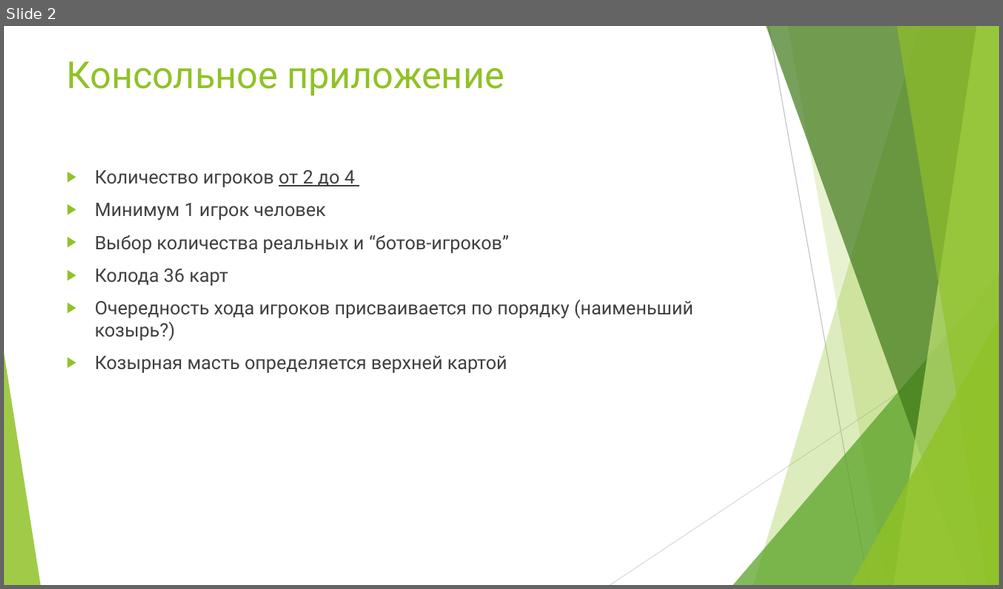
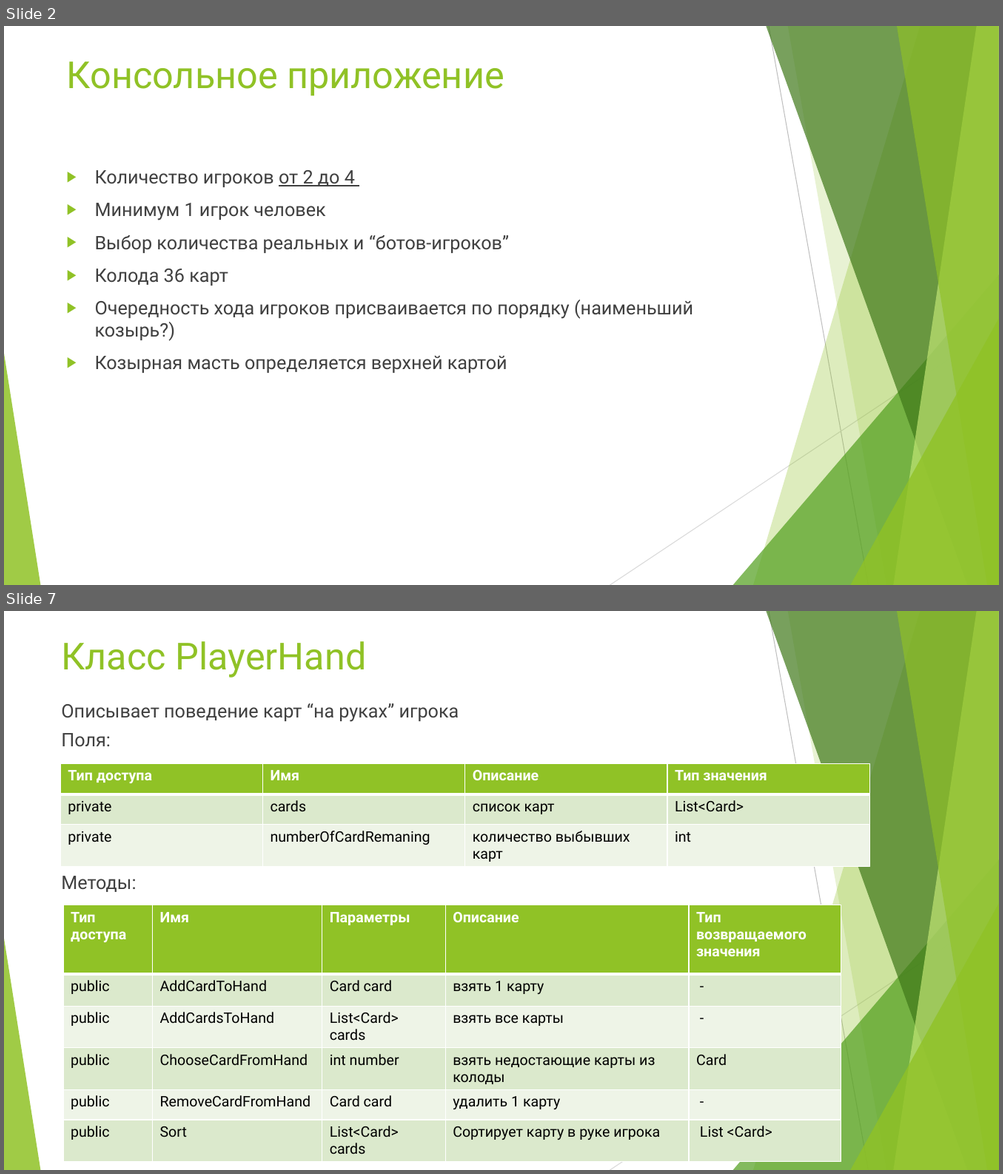
Before and after one commit to Stebusha/TheFool, a slide deck: Docs/Учебный проект по ООП.pptx. Shown one above the other, each under a label of ours: slide 2 before the commit, slides 2 and 7 after it; the slides between them are not shown. The pictures are 1003x589 and 1003x1174 pixels, drawn with LibreOffice and Linux fonts; fonts in the diff are those of the drawing. Boxes give left, top, right and bottom in pixels: in the first picture for what was removed or moved away, otherwise in the second. Text is boxed around its words. In the diff, an @@ line names an element or a change of style, - is before the commit and + after.

```diff
--- a/Docs/Учебный проект по ООП.pptx
+++ b/Docs/Учебный проект по ООП.pptx
@@ slide 7 added at [4, 611, 999, 1170], background #FFFFFF; not listed: 10 template elements that a slide beside it also shows @@
@@ title added at [61, 641, 367, 678], 36 pt, text #90C226 @@
+Класс PlayerHand
@@ text added at [61, 703, 459, 892], 18 pt, text #404040 @@
+Описывает поведение карт “на руках” игрока
+Поля:
+Методы:
@@ table added at [61, 764, 870, 867], 3 rows, 4 columns @@
+Тип доступа | Имя | Описание | Тип значения
+private | cards | список карт | List<Card>
+private | numberOfCardRemaning | количество выбывших карт | int
@@ table added at [63, 906, 840, 1158], 6 rows, 5 columns @@
+Тип доступа | Имя | Параметры | Описание | Тип возвращаемого значения
+public | AddCardToHand | Card card | взять 1 карту | -
+public | AddCardsToHand | List<Card> cards | взять все карты | -
+public | ChooseCardFromHand | int number | взять недостающие карты из колоды | Card
+public | RemoveCardFromHand | Card card | удалить 1 карту | -
+public | Sort | List<Card> cards | Сортирует карту в руке игрока | List <Card>
```
Also in this commit, not shown: 5 slides changed, 8 other slides added, 3 slides removed, 2 other files.
